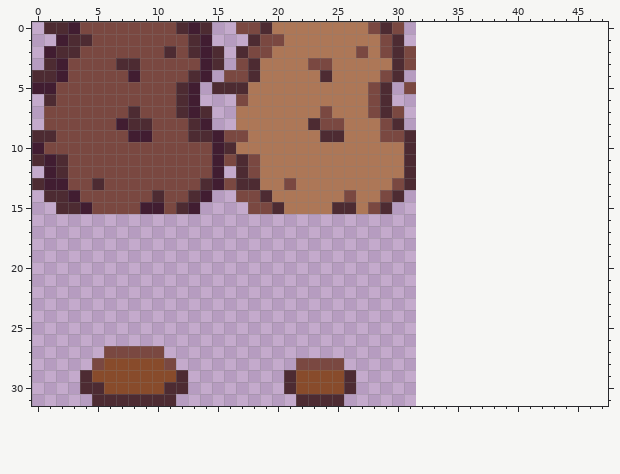
Two states of a pixel-art sprite, entities/tilled_dirt_and_planting_holes.png. Above is the file before it was changed.
The file is 32x32 pixels. The old version is drawn lined up with the new one, on the new canvas.
Once edited:
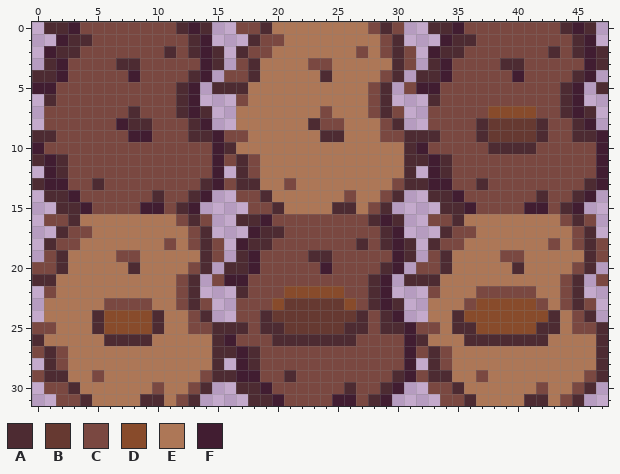
Palette (. is transparent): A #4d2b32  B #663931  C #7a4841  D #884b2b  E #ad7757  F #411d31
Difference:
canvas 32x32 -> 48x32
Changed rows in their new state; - is an unchanged pixel.
first column x 0:
 0 ---------------------------------AAFCCCCCCCCAFA-
 1 ----------------------------------FAACCCCCCCCAF-
 2 ---------------------------------FAACCCCCCCACAFA
 3 ---------------------------------AFCCCCAACCCCCFA
 4 --------------------------------AAFCCCCCFCCCCAF-
 5 --------------------------------FFCCCCCCCCCCAF-A
 6 ---------------------------------ACCCCCCCCCCAF--
 7 ---------------------------------CCCCCDDDDCCAFA-
 8 ---------------------------------CCCCABBBBACCAF-
 9 --------------------------------AACCCABBBBACCAAF
10 --------------------------------FCCCCCAAAACCCCCF
11 --------------------------------AFACCCCCCCCCCCCF
12 ---------------------------------FACCCCCCCCCCCCF
13 --------------------------------AFFCCACCCCCCCCAF
14 ---------------------------------AAFCCCCCCACCAF-
15 ----------------------------------AAFCCCCFFCAF--
16 -CCAEEEEEEEECAC--AAFCCCCCCCCAFA--CCAEEEEEEEECAC-
17 --ACCEEEEEEEECA---FAACCCCCCCCAF---ACCEEEEEEEECA-
18 -ACCEEEEEEECECAC-FAACCCCCCCACAFA-ACCEEEEEEECECAC
19 -CAEEEECCEEEEEAC-AFCCCCAACCCCCFA-CAEEEECCEEEEEAC
20 CCAEEEEEAEEEECA-AAFCCCCCFCCCCAF-CCAEEEEEAEEEECA-
21 AAEEEEEEEEEECA-CFFCCCCCCCCCCAF-AAAEEEEEEEEEECA-C
22 -CEEEEEEEEEECA---ACCCDDDDDCCAF---CEEECCCCCEECA--
23 -EEEEECCCCEECAC--CCCDBBBBBDCAFA--EEECDDDDDCECAC-
24 -EEEEADDDDAEECA--CCABBBBBBBACAF--EEADDDDDDDAECA-
25 CCEEEADDDDAEECCAAACAABBBBBAACAAFCCEAADDDDDAAECCA
26 AEEEEEAAAAEEEEEAFCCCAAAAAAACCCCFAEEEAAAAAAAEEEEA
27 CACEEEEEEEEEEEEAAFACCCCCCCCCCCCFCACEEEEEEEEEEEEA
28 -ACEEEEEEEEEEEEA-FACCC----CCCCCF-ACEEEEEEEEEEEEA
29 CAAEECEEEEEEEECAAFFCC-CCCCCCCCAFCAAEECEEEEEEEECA
30 -CCAEEEEEECEECA--AAFCCCCCC-CCAF--CCAEEEEEECEECA-
31 --CCAEEEE--ECA----AAFCCCCFFCAF----CCAEEEEAAECA--
Changed places in both pictures, as pixel boxes (x1, y1, x2, y2):
changed: (32, 22, 608, 406)
